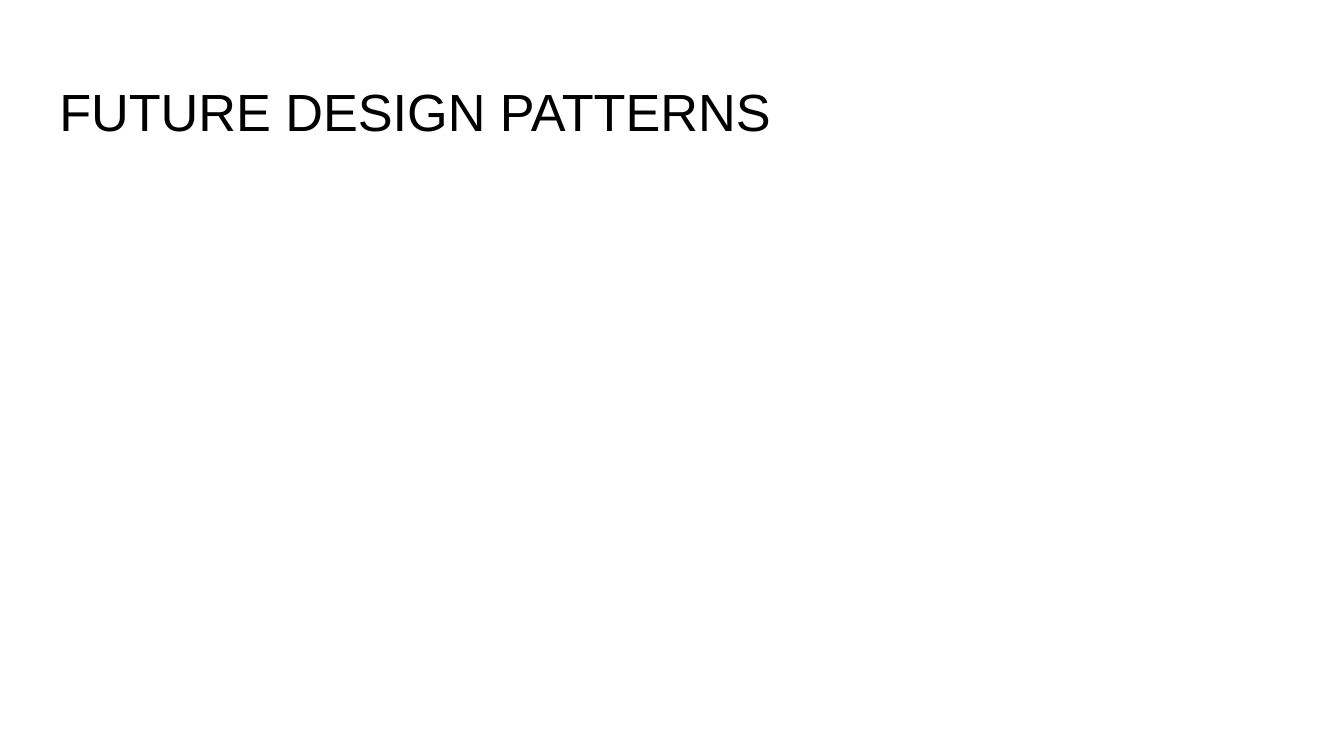
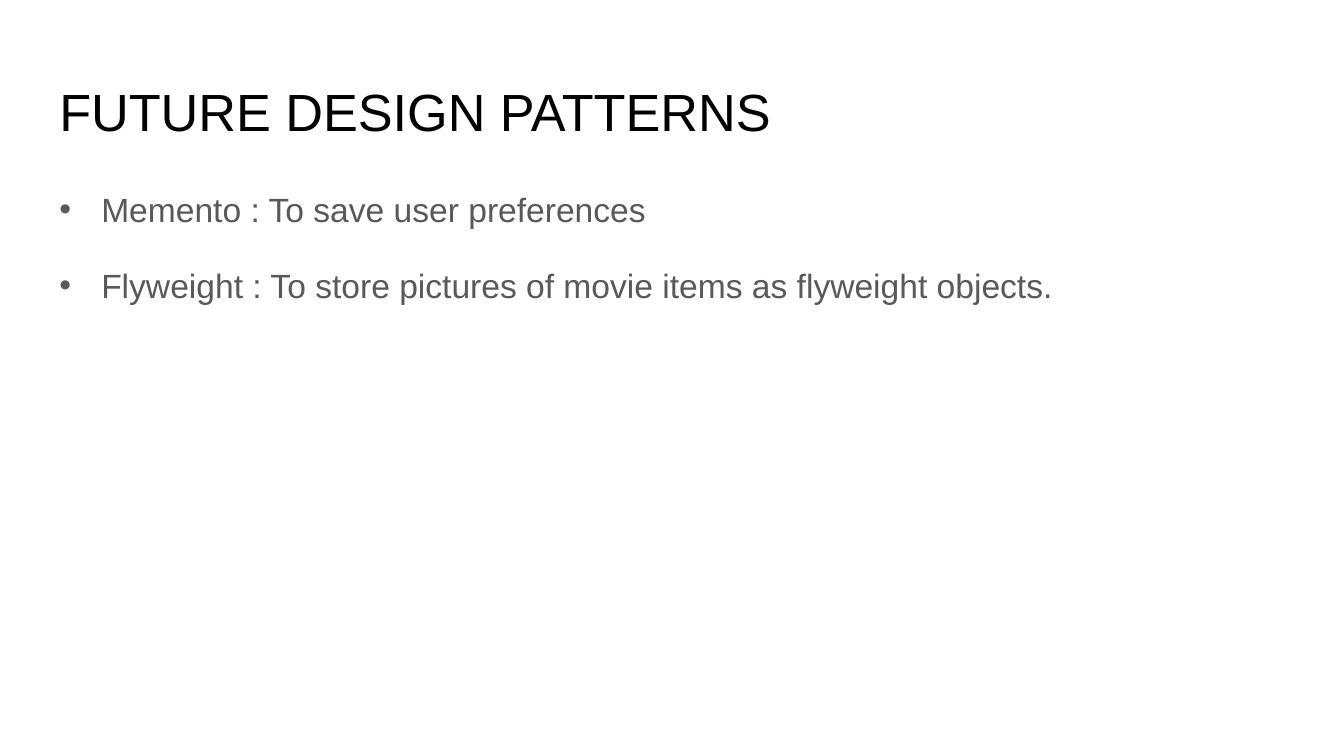
Before and after one commit to berliarishabh/CSCI-5448, a slide deck: slide 8 of 39_Rated-MovieRatingSystem.pptx. Drawn at 1344x756 pixels with LibreOffice and Linux fonts; fonts in the diff are those of the drawing. Boxes give left, top, right and bottom in pixels: in the first picture for what was removed or moved away, otherwise in the second. Text is boxed around its words. In the diff, an @@ line names an element or a change of style, - is before the commit and + after.

```diff
--- a/39_Rated-MovieRatingSystem.pptx
+++ b/39_Rated-MovieRatingSystem.pptx
@@ text added at (101,197,1053,304), 18 pt, text #595959 @@
+• Memento : To save user preferences
+• Flyweight : To store pictures of movie items as flyweight objects.
```
Also in this commit, not shown: 3 other slides changed, 2 slides added, 1 slide removed.
